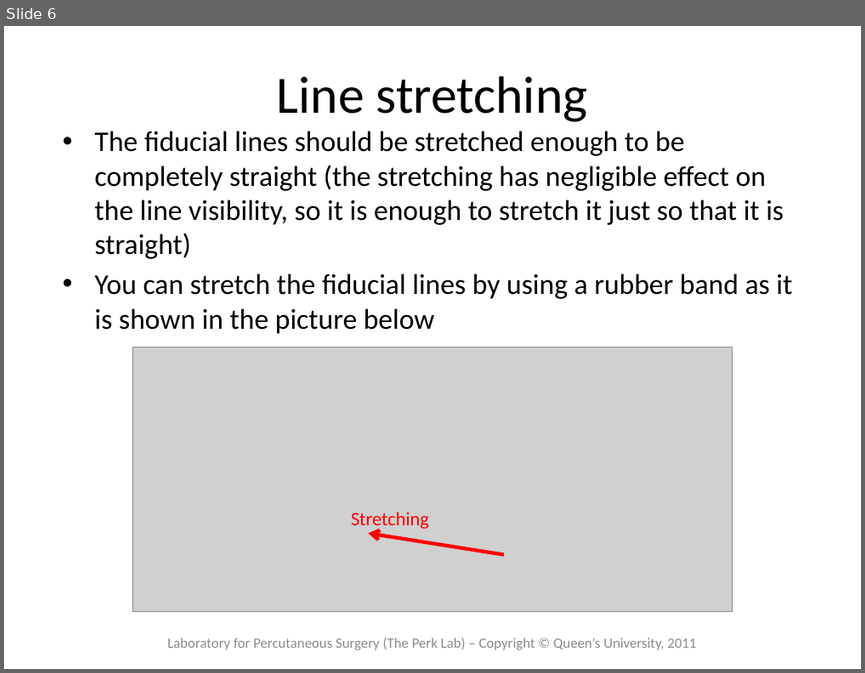
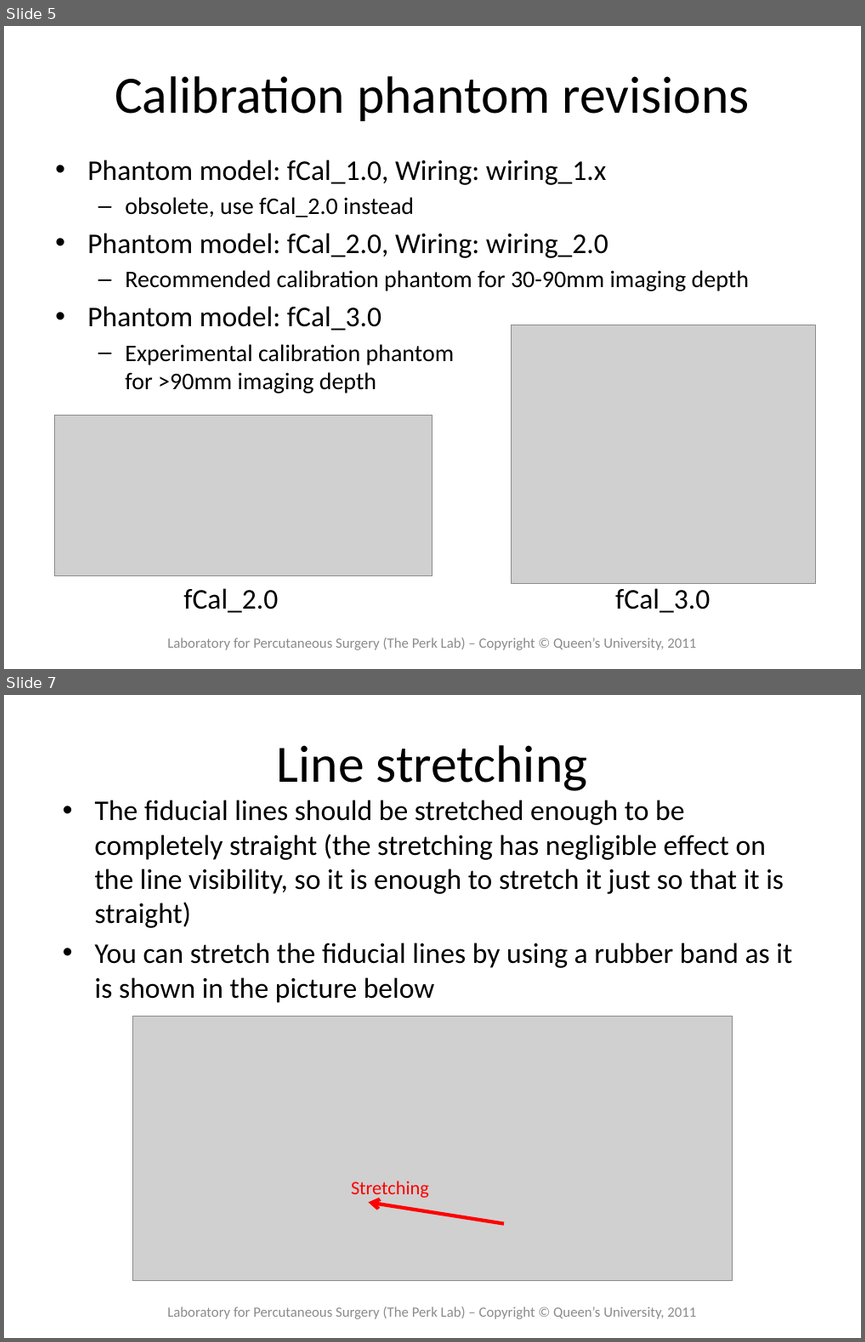
Before and after one commit to thewtex/Plus, a slide deck: doc/tutorials/PlusTutorialBuildingfCalPhantom.pptx. Shown one above the other, each under a label of ours: slide 6 before the commit, slides 5 and 7 after it; the slides between them are not shown. The pictures are 865x673 and 865x1342 pixels, drawn with LibreOffice and Linux fonts; fonts in the diff are those of the drawing; grey boxes stand for pictures. Boxes give left, top, right and bottom in pixels: in the first picture for what was removed or moved away, otherwise in the second. Text is boxed around its words. In the diff, an @@ line names an element or a change of style, - is before the commit and + after.

Commit message:
re #712: Improved calibration phantom descriptions (added images of phantoms, updated tutorial)

```diff
--- a/doc/tutorials/PlusTutorialBuildingfCalPhantom.pptx
+++ b/doc/tutorials/PlusTutorialBuildingfCalPhantom.pptx
@@ slide 5 added at (x1=4, y1=26, x2=861, y2=669), background #FFFFFF @@
@@ title added at (x1=114, y1=76, x2=749, y2=121), 44 pt, text #000000 @@
+Calibration phantom revisions
@@ text added at (x1=87, y1=159, x2=749, y2=393), 20 pt, text #000000 @@
+• Phantom model: fCal_1.0, Wiring: wiring_1.x
+  – obsolete, use fCal_2.0 instead
+• Phantom model: fCal_2.0, Wiring: wiring_2.0
+  – Recommended calibration phantom for 30-90mm imaging depth
+• Phantom model: fCal_3.0
+  – Experimental calibration phantom
+    for >90mm imaging depth
@@ picture added at (x1=511, y1=325, x2=817, y2=583) @@
@@ picture added at (x1=54, y1=415, x2=432, y2=576) @@
@@ text added at (x1=183, y1=588, x2=278, y2=612), 24 pt, text #000000 @@
+fCal_2.0
@@ text added at (x1=615, y1=588, x2=710, y2=612), 24 pt, text #000000 @@
+fCal_3.0
@@ text added at (x1=167, y1=637, x2=696, y2=650), 12 pt, text #8C8C8C @@
+Laboratory for Percutaneous Surgery (The Perk Lab) – Copyright © Queen’s University, 2011
@@ what was slide 6 is now slide 7 @@
```
Also in this commit, not shown: 3 slides changed, 6 other files.
